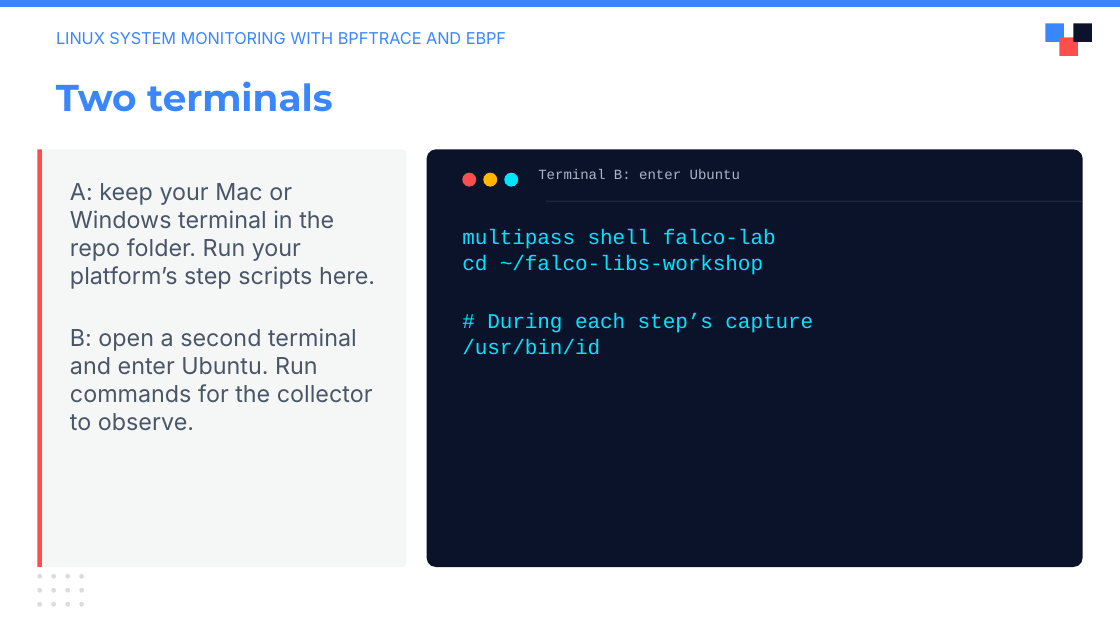
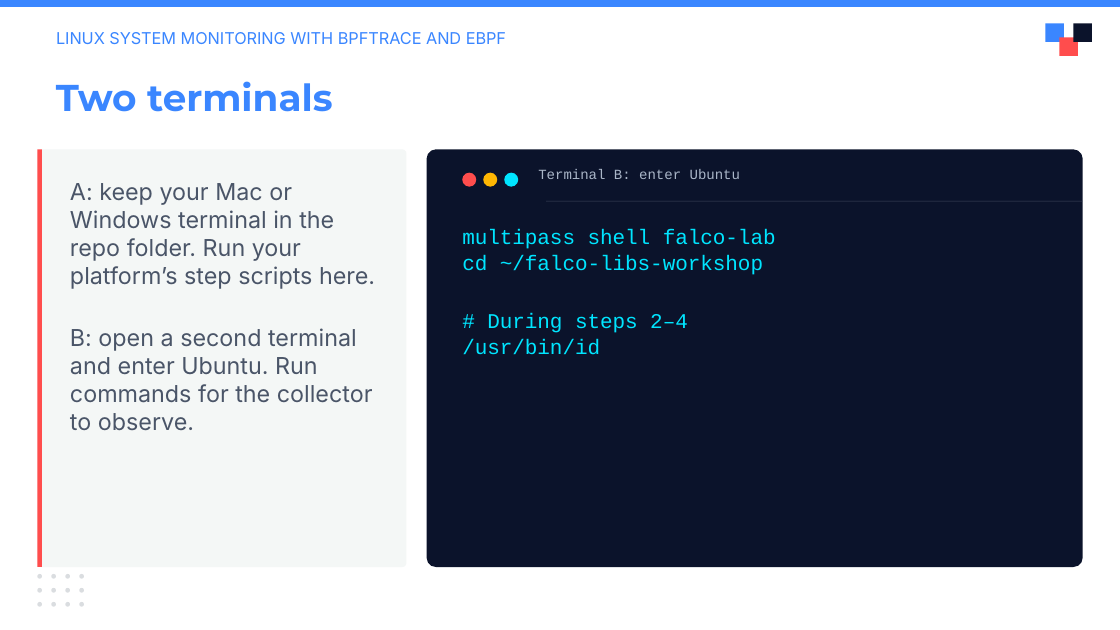
Before and after one commit to julianshalaby-perj/falco-libs-workshop, a slide deck: slide 5 of presentation/falco-libs-intro.pptx. Drawn at 1120x630 pixels with LibreOffice and Linux fonts; fonts in the diff are those of the drawing; background and template pictures are left out. Boxes give left, top, right and bottom in pixels: in the first picture for what was removed or moved away, otherwise in the second. Text is boxed around its words. In the diff, an @@ line names an element or a change of style, - is before the commit and + after.

Commit message:
Teach source creation as step 1 and renumber collector stages

```diff
--- a/presentation/falco-libs-intro.pptx
+++ b/presentation/falco-libs-intro.pptx
@@ text at (487, 313, 688, 333): text changed @@
-# During each step’s capture
+# During steps 2–4
```
Also in this commit, not shown: 9 other slides changed.
